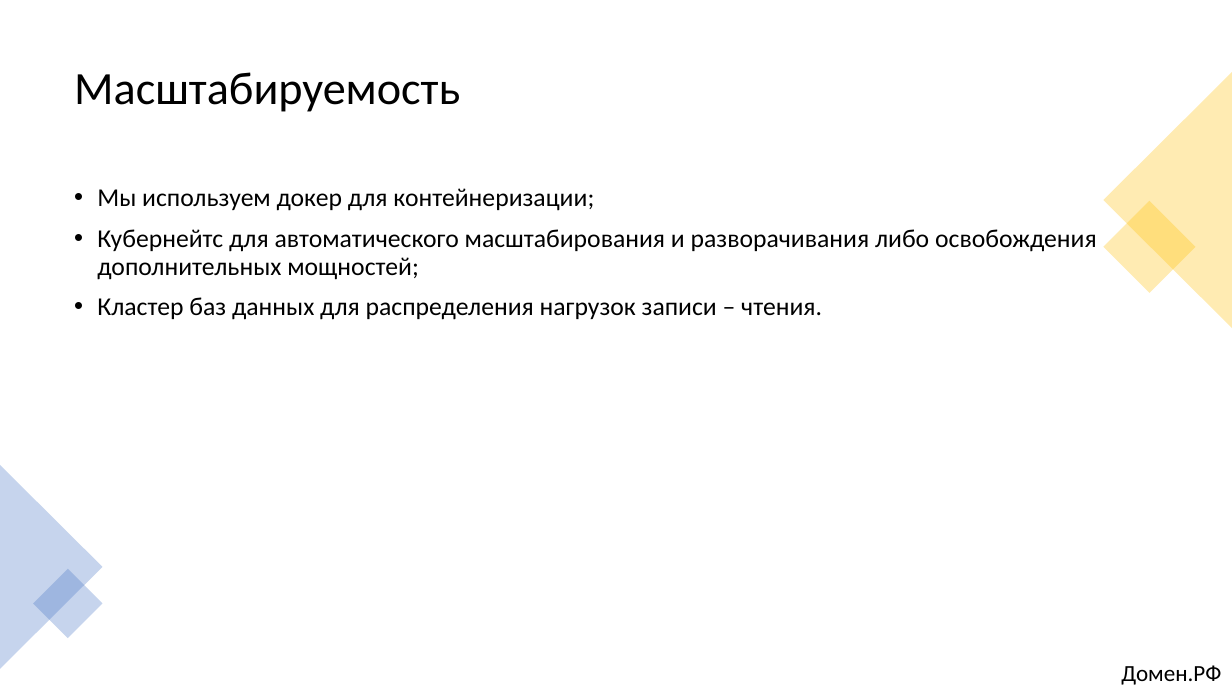
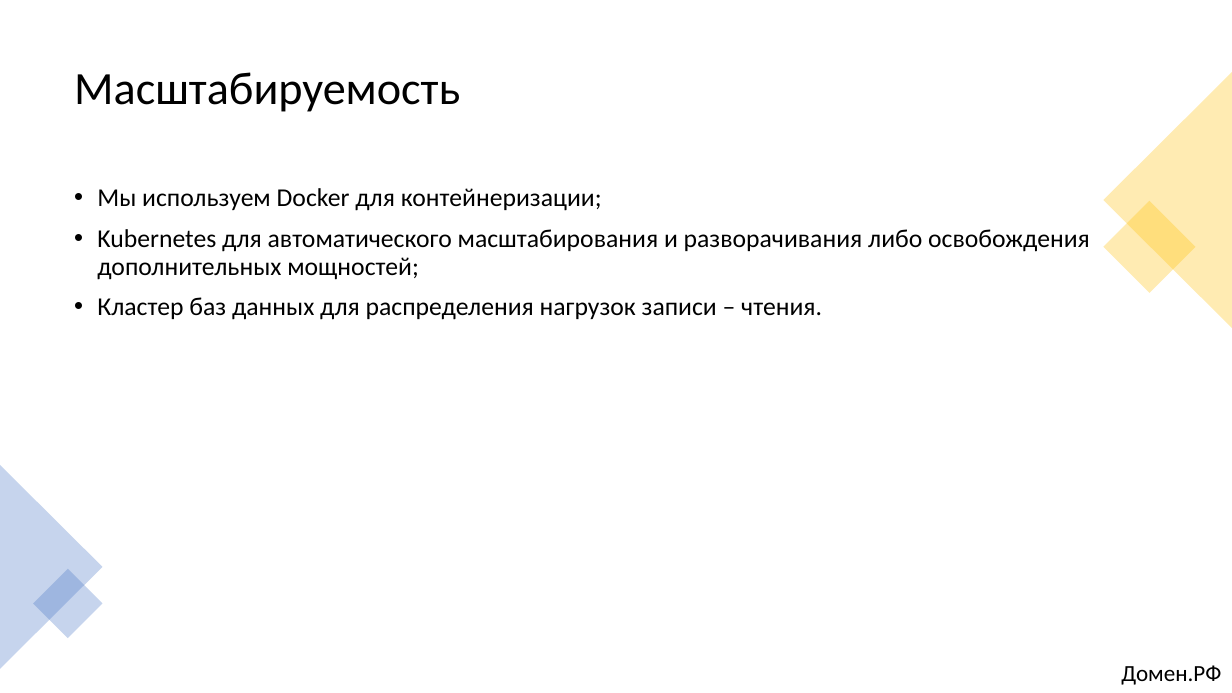
Before and after one commit to alexklippe/scryptedv2, a slide deck: slide 10 of Презентация_Команда Scrypted_кейс1.pptx. Drawn at 1232x693 pixels with LibreOffice and Linux fonts; fonts in the diff are those of the drawing. Boxes give left, top, right and bottom in pixels: in the first picture for what was removed or moved away, otherwise in the second. Text is boxed around its words. In the diff, an @@ line names an element or a change of style, - is before the commit and + after.

```diff
--- a/Презентация_Команда Scrypted_кейс1.pptx
+++ b/Презентация_Команда Scrypted_кейс1.pptx
@@ text at box(97, 188, 1090, 280): text changed @@
-• Мы используем докер для контейнеризации;
-• Кубернейтс для автоматического масштабирования и разворачивания либо освобождения дополнительных мощностей;
+• Мы используем Docker для контейнеризации;
+• Kubernetes для автоматического масштабирования и разворачивания либо освобождения дополнительных мощностей;
```
Also in this commit, not shown: 8 other slides changed, 6 other files.
